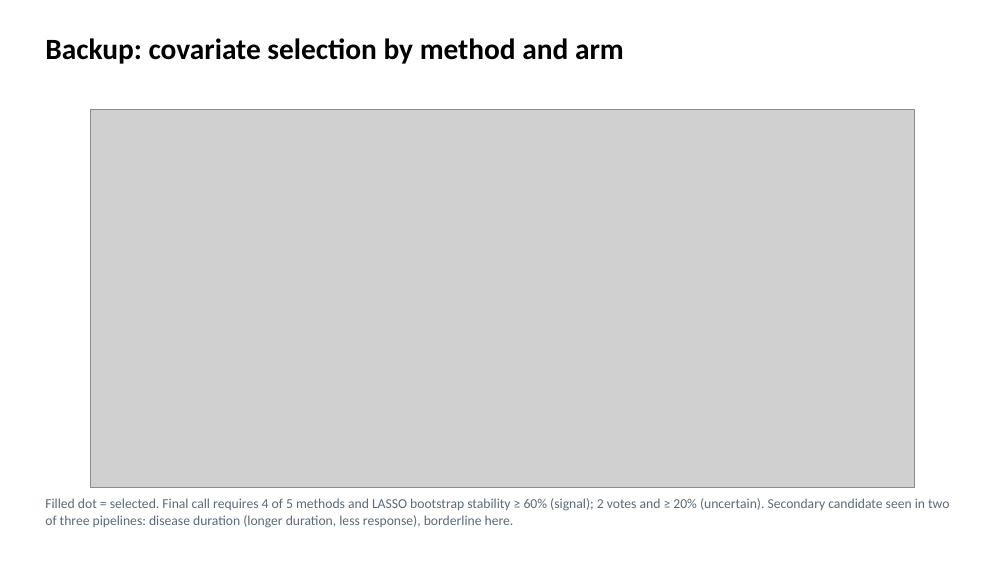
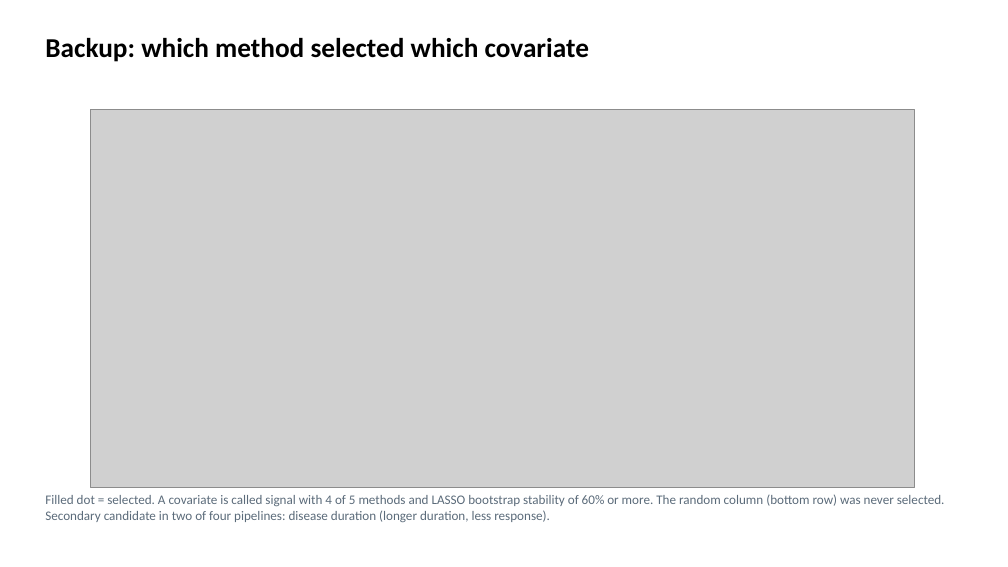
Before and after one commit to euibeom135-cell/acop2026-hackathon-team1, a slide deck: slide 11 of slides/Team1_DM1_slides.pptx (slide 8 before the commit). Drawn at 1008x567 pixels with LibreOffice and Linux fonts; fonts in the diff are those of the drawing; grey boxes stand for pictures. Boxes give left, top, right and bottom in pixels: in the first picture for what was removed or moved away, otherwise in the second. Text is boxed around its words. In the diff, an @@ line names an element or a change of style, - is before the commit and + after.

```diff
--- a/slides/Team1_DM1_slides.pptx
+++ b/slides/Team1_DM1_slides.pptx
@@ title at (45,38,589,62): text changed; size 28 to 26 pt @@
-Backup: covariate selection by method and arm
+Backup: which method selected which covariate
@@ text at (45,494,945,522): text changed; size 13 to 12.5 pt @@
-Filled dot = selected. Final call requires 4 of 5 methods and LASSO bootstrap stability ≥ 60% (signal); 2 votes and ≥ 20% (uncertain). Secondary candidate seen in two of three pipelines: disease duration (longer duration, less response), borderline here.
+Filled dot = selected. A covariate is called signal with 4 of 5 methods and LASSO bootstrap stability of 60% or more. The random column (bottom row) was never selected. Secondary candidate in two of four pipelines: disease duration (longer duration, less response).
```
Also in this commit, not shown: 5 other slides changed, 7 slides added, 4 slides removed, 3 other files.
